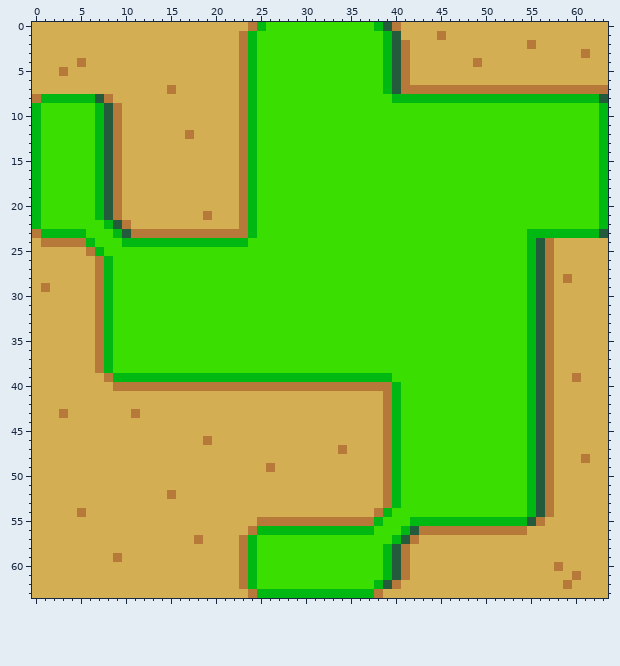
File history of a pixel-art sprite, assets/enviroment/dual-grid-one.png. Above, as it was before the edit.
The file is 64x64 pixels.
After:
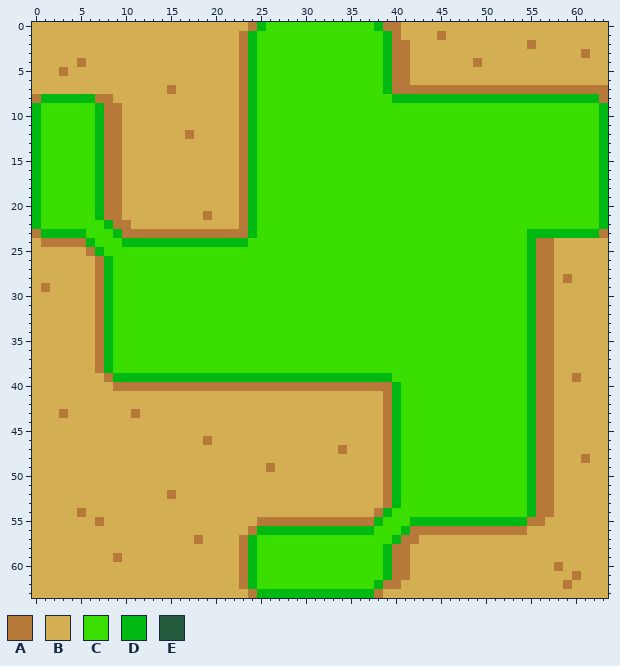
Palette (. is transparent): A #b6793a  B #d4ae53  C #3ade00  D #00b812  E #245b3c
Edits made:
Changed rows in their new state; - is an unchanged pixel.
first column x 7:
 0 --------------------------------A------------------------
 1 ---------------------------------A-----------------------
 2 ---------------------------------A-----------------------
 3 ---------------------------------A-----------------------
 4 ---------------------------------A-----------------------
 5 ---------------------------------A-----------------------
 6 ---------------------------------A-----------------------
 7 ---------------------------------A-----------------------
 8 A-------------------------------------------------------A
 9 -A-------------------------------------------------------
10 -A-------------------------------------------------------
11 -A-------------------------------------------------------
12 -A-------------------------------------------------------
13 -A-------------------------------------------------------
14 -A-------------------------------------------------------
15 -A-------------------------------------------------------
16 -A-------------------------------------------------------
17 -A-------------------------------------------------------
18 -A-------------------------------------------------------
19 -A-------------------------------------------------------
20 -A-------------------------------------------------------
21 -A-------------------------------------------------------
22 --A------------------------------------------------------
23 ---A----------------------------------------------------A
24 -------------------------------------------------A-------
25 -------------------------------------------------A-------
26 -------------------------------------------------A-------
27 -------------------------------------------------A-------
28 -------------------------------------------------A-------
29 -------------------------------------------------A-------
30 -------------------------------------------------A-------
31 -------------------------------------------------A-------
32 -------------------------------------------------A-------
33 -------------------------------------------------A-------
34 -------------------------------------------------A-------
35 -------------------------------------------------A-------
36 -------------------------------------------------A-------
37 -------------------------------------------------A-------
38 -------------------------------------------------A-------
39 -------------------------------------------------A-------
40 -------------------------------------------------A-------
41 -------------------------------------------------A-------
42 -------------------------------------------------A-------
43 -------------------------------------------------A-------
44 -------------------------------------------------A-------
45 -------------------------------------------------A-------
46 -------------------------------------------------A-------
47 -------------------------------------------------A-------
48 -------------------------------------------------A-------
49 -------------------------------------------------A-------
50 -------------------------------------------------A-------
51 -------------------------------------------------A-------
52 -------------------------------------------------A-------
53 -------------------------------------------------A-------
54 -------------------------------------------------A-------
55 A-----------------------------------------------A--------
56 -----------------------------------A---------------------
57 ----------------------------------A----------------------
58 ---------------------------------A-----------------------
59 ---------------------------------A-----------------------
60 ---------------------------------A-----------------------
61 ---------------------------------A-----------------------
62 --------------------------------A------------------------
